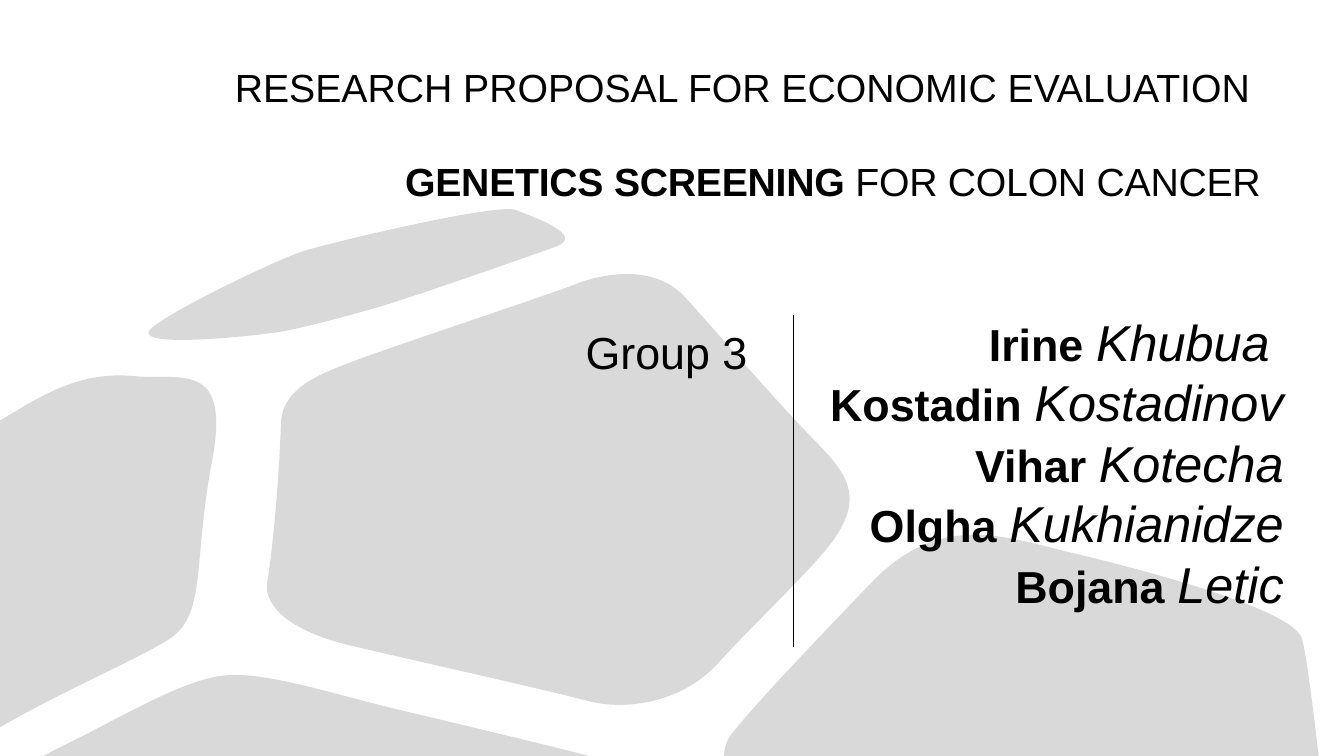
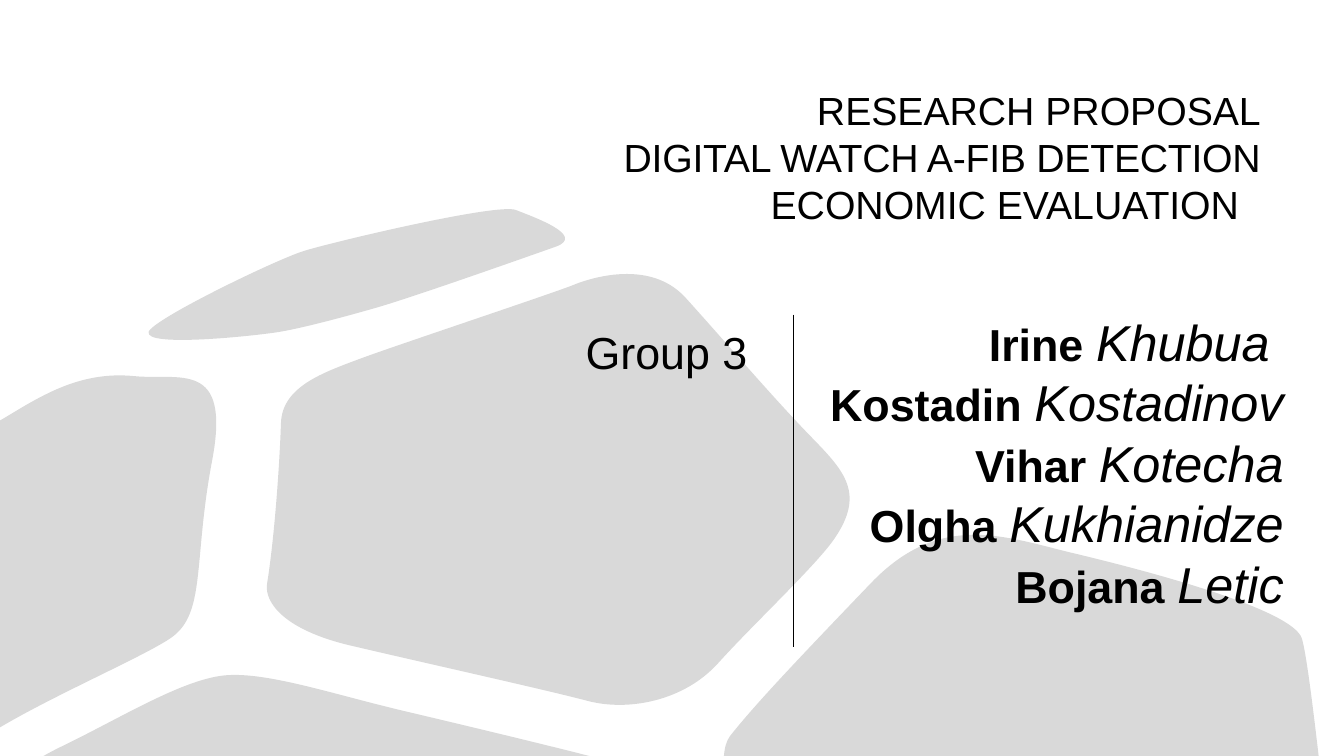
Before and after one commit to kostadinoff/SMU_seminar_in_economic-_evaluation_in_Healthcare, a slide deck: slide 1 of group_assigment/group_assigment.pptx. Drawn at 1344x756 pixels with LibreOffice and Linux fonts; fonts in the diff are those of the drawing. Boxes give left, top, right and bottom in pixels: in the first picture for what was removed or moved away, otherwise in the second. Text is boxed around its words. In the diff, an @@ line names an element or a change of style, - is before the commit and + after.

```diff
--- a/group_assigment/group_assigment.pptx
+++ b/group_assigment/group_assigment.pptx
@@ title at bbox=[624, 97, 1260, 220]: text changed @@
-RESEARCH PROPOSAL FOR ECONOMIC EVALUATION
-GENETICS SCREENING FOR COLON CANCER
+RESEARCH PROPOSAL
+DIGITAL WATCH A-FIB DETECTION
+ECONOMIC EVALUATION
```
